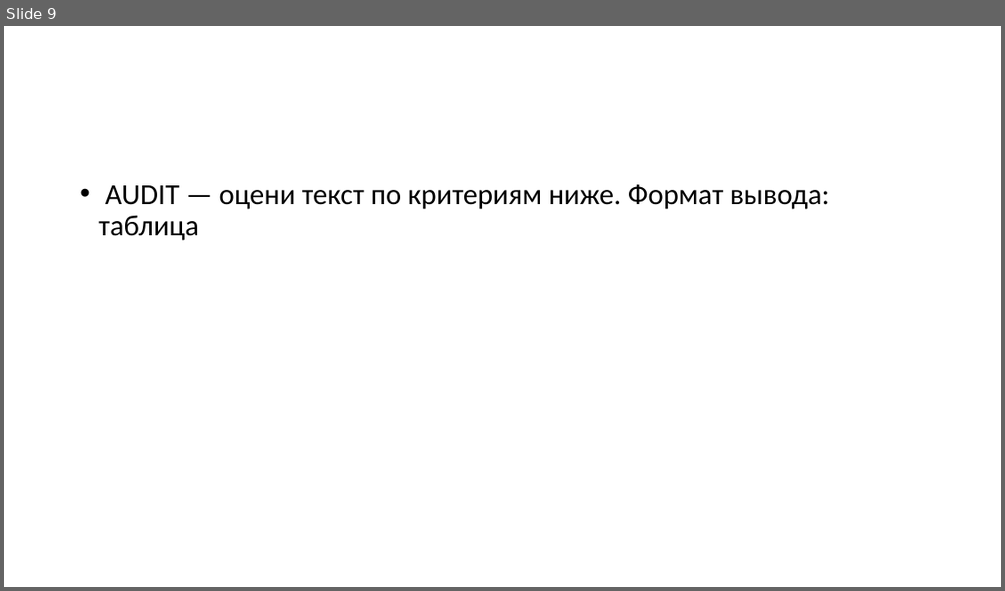
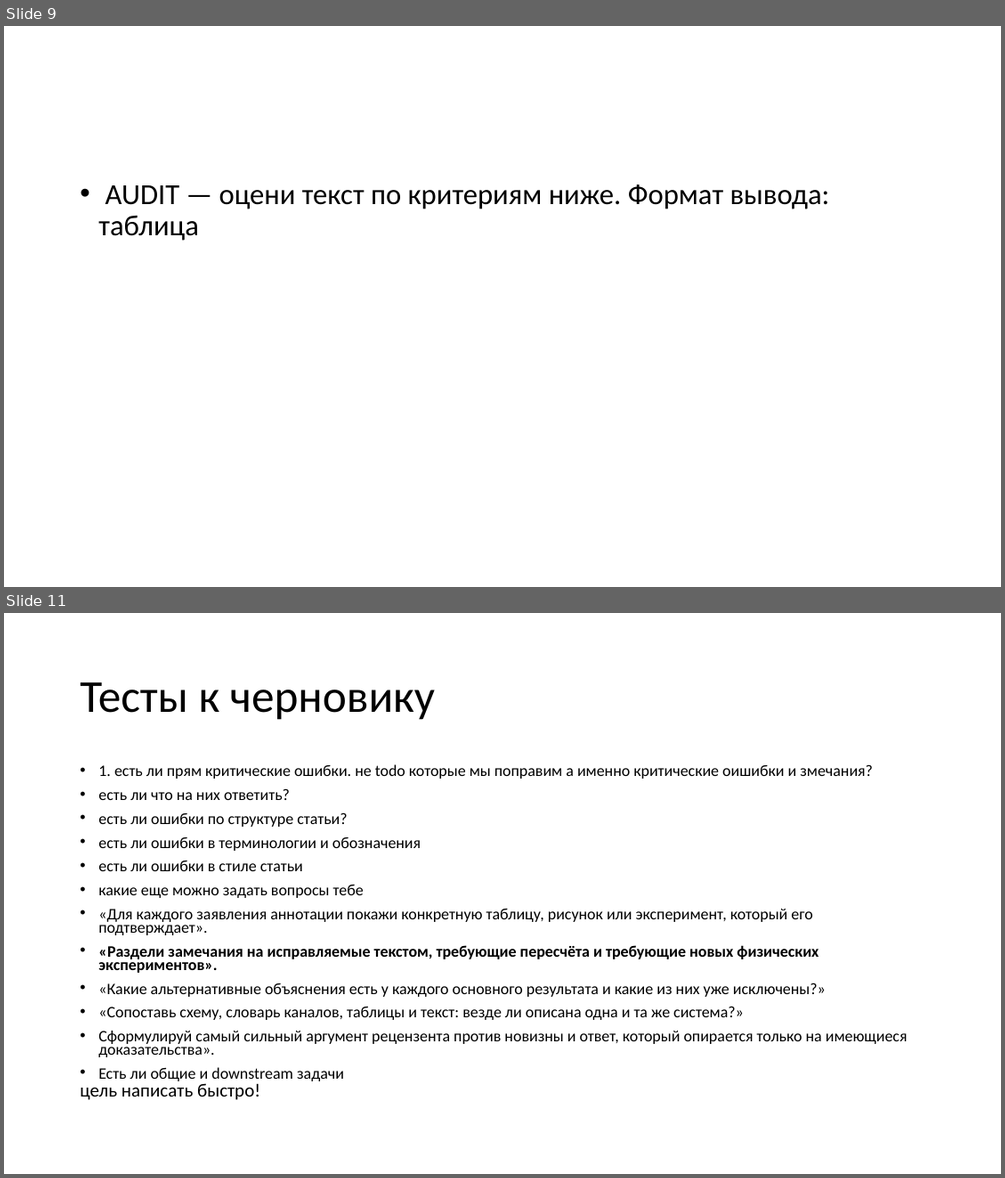
Before and after one commit to MVRonkin/MLSystemDesignCourse, a slide deck: 2026/science work.pptx. Shown one above the other, each under a label of ours: slide 9 before the commit, slides 9 and 11 after it; the slides between them are not shown. The pictures are 1005x591 and 1005x1178 pixels, drawn with LibreOffice and Linux fonts; fonts in the diff are those of the drawing. Boxes give left, top, right and bottom in pixels: in the first picture for what was removed or moved away, otherwise in the second. Text is boxed around its words. In the diff, an @@ line names an element or a change of style, - is before the commit and + after.

```diff
--- a/2026/science work.pptx
+++ b/2026/science work.pptx
@@ slide 11 added at <box>4,613,1001,1174</box>, background #FFFFFF @@
@@ title added at <box>80,682,435,720</box>, 44 pt, text #000000 @@
+Тесты к черновику
@@ text added at <box>98,764,907,1081</box>, 15.4 pt, text #000000 @@
+• 1. есть ли прям критические ошибки. не todo которые мы поправим а именно критические оишибки и змечания?
+• есть ли что на них ответить?
+• есть ли ошибки по структуре статьи?
+• есть ли ошибки в терминологии и обозначения
+• есть ли ошибки в стиле статьи
+• какие еще можно задать вопросы тебе
+• «Для каждого заявления аннотации покажи конкретную таблицу, рисунок или эксперимент, который его подтверждает».
+• «Раздели замечания на исправляемые текстом, требующие пересчёта и требующие новых физических экспериментов».
+• «Какие альтернативные объяснения есть у каждого основного результата и какие из них уже исключены?»
+• «Сопоставь схему, словарь каналов, таблицы и текст: везде ли описана одна и та же система?»
+• Сформулируй самый сильный аргумент рецензента против новизны и ответ, который опирается только на имеющиеся доказательства».
+• Есть ли общие и downstream задачи
@@ table added at <box>73,1076,933,1106</box>, 1 rows, 1 columns @@
+цель написать быстро!
```
Also in this commit, not shown: 2 slides changed, 2 other slides added, 1 other file.
